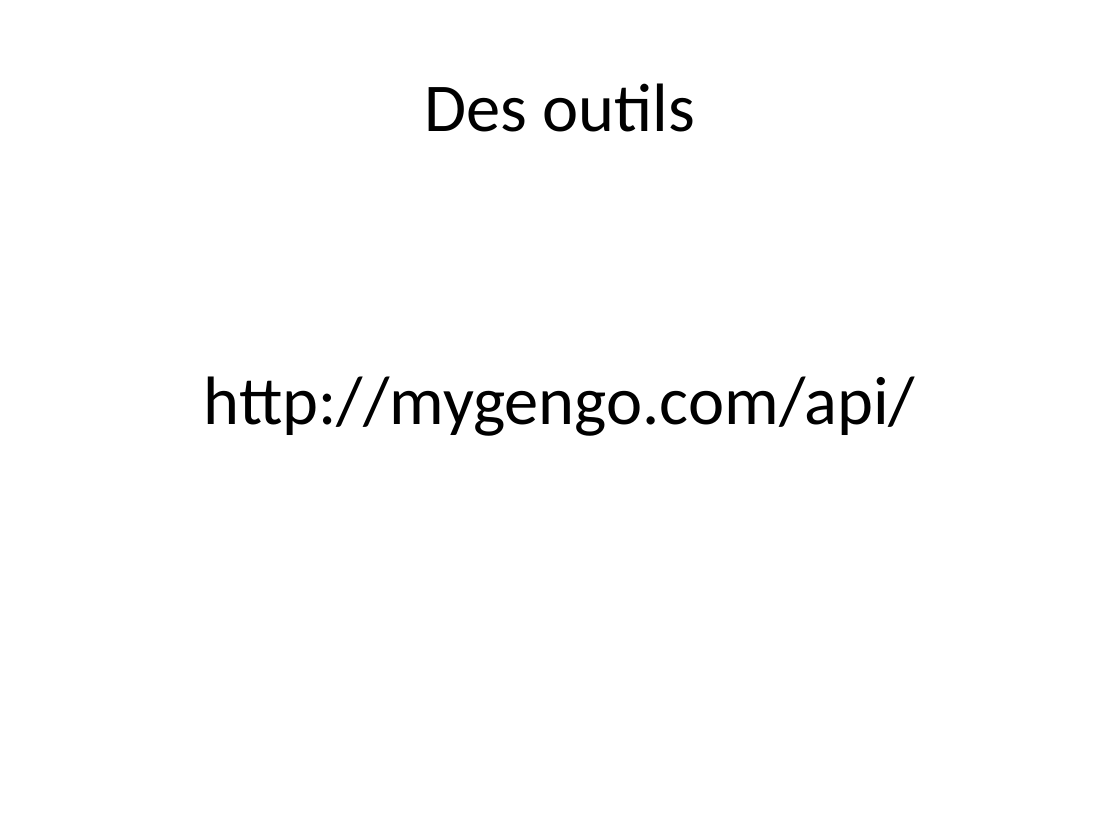
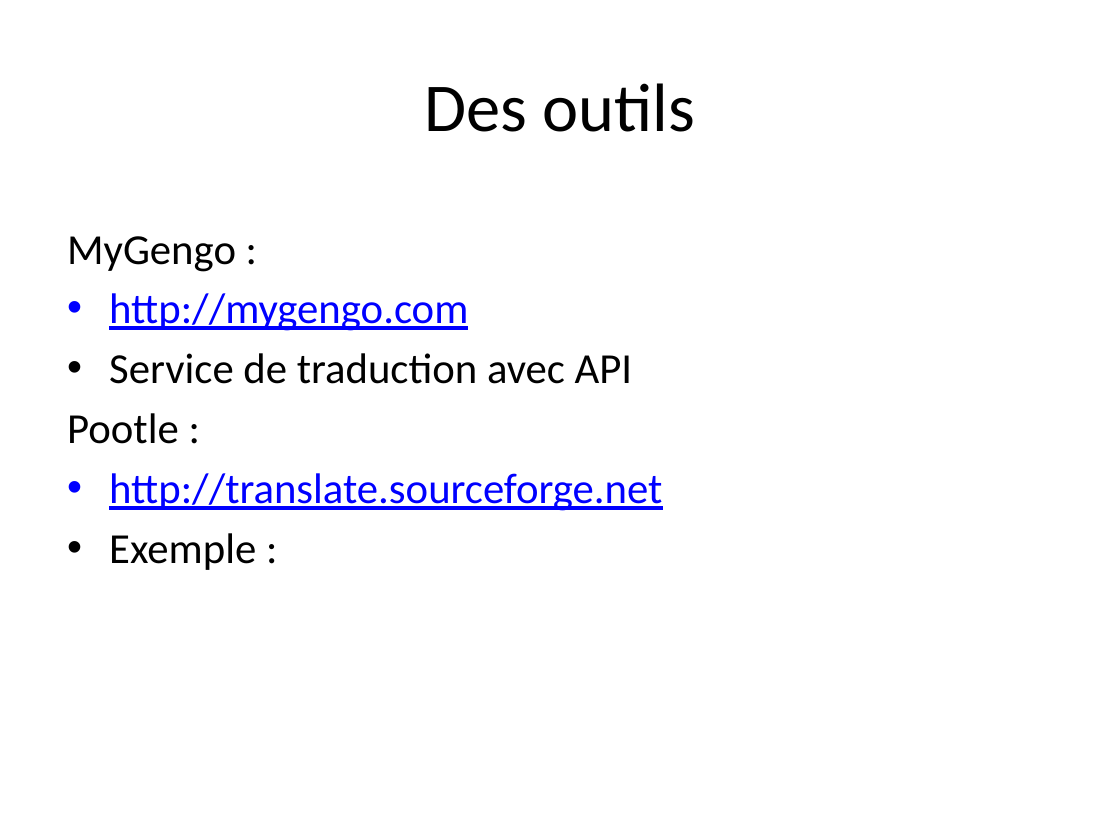
Before and after one commit to dbaeli/ez18n, a slide deck: slide 4 of ez18n-slides/ez18n_crowdsourcing.pptx (slide 2 before the commit). Drawn at 1120x840 pixels with LibreOffice and Linux fonts; fonts in the diff are those of the drawing; background and template pictures are left out. Boxes give left, top, right and bottom in pixels: in the first picture for what was removed or moved away, otherwise in the second. Text is boxed around its words. In the diff, an @@ line names an element or a change of style, - is before the commit and + after.

```diff
--- a/ez18n-slides/ez18n_crowdsourcing.pptx
+++ b/ez18n-slides/ez18n_crowdsourcing.pptx
@@ text at <box>67,236,662,570</box>: text changed; size 44 to 27.5 pt; text colour #000000 to #0000FF @@
-http://mygengo.com/api/
+MyGengo :
+• http://mygengo.com
+• Service de traduction avec API
+Pootle :
+• http://translate.sourceforge.net
+• Exemple :
```
Also in this commit, not shown: 3 slides added, 3 other files.
